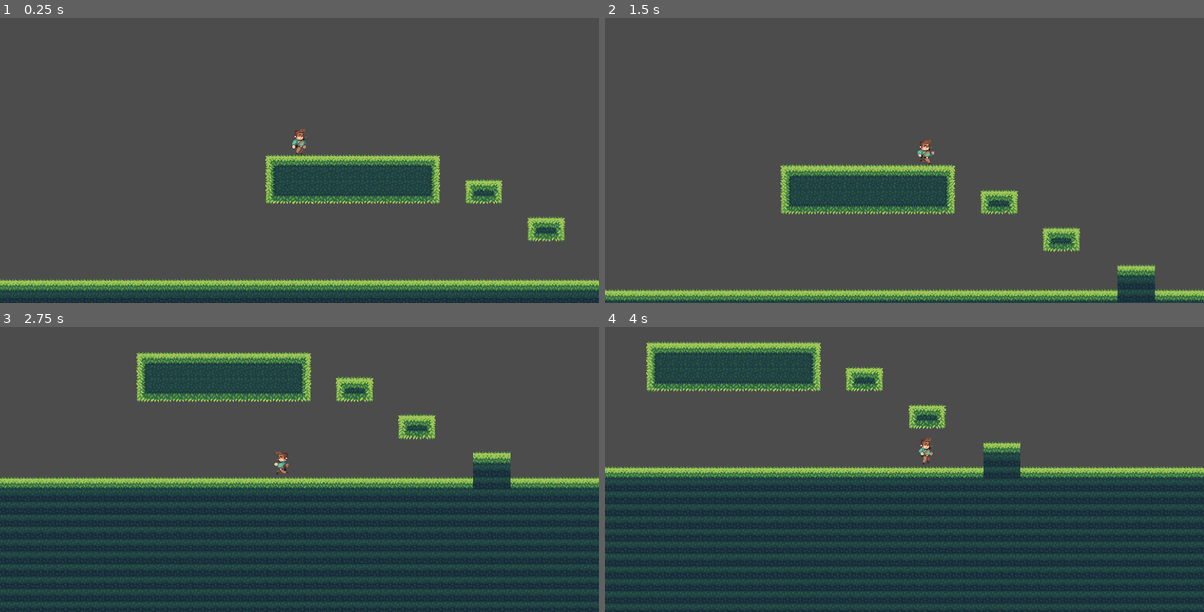
Above: before the commit, frames 1-4 (two rows, left to right).
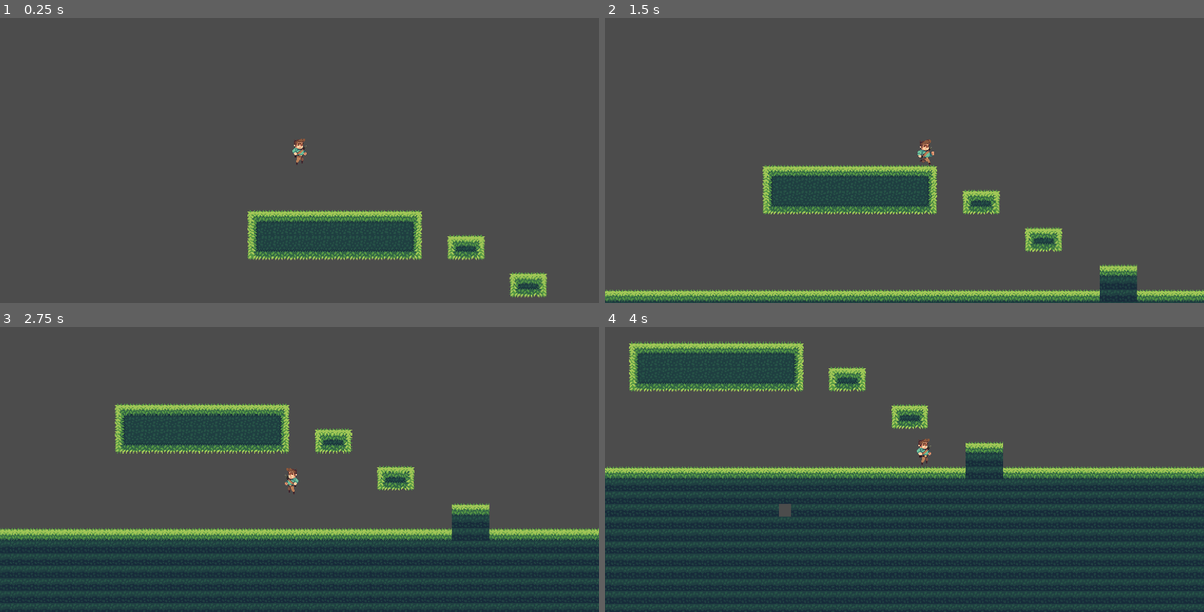
Above: after the commit, the same moments.

Repository: MysteryCoder456/Terons-Crusade
Game: Godot game, scene res://src/scenes/world.tscn
The game is run twice, just before and just after one commit, with the same random seed, the same clock (stepped at 60 frames per second) and the same inputs.
Inputs (mouse positions are in pixels of both pictures, inside the frame that each line leads up to):
- Up to frame 1 (0.25 s): no input
- Up to frame 2 (1.5 s): move the mouse to (1036, 117) at 0.52 s; hold D (move_right) from 0.53 s (still down); click (1036, 117) at 0.6 s; tap W (jump) at 0.77 s; right-click (1036, 117) at 0.8 s; move the mouse to (784, 151) at 1.27 s; right-click (784, 151) at 1.35 s
- Up to frame 3 (2.75 s): tap W (jump) at 1.52 s; click (179, 460) at 1.55 s; move the mouse to (359, 369) at 2.02 s; release D (move_right) at 2.03 s; hold A (move_left) from 2.03 s (still down); click (359, 369) at 2.1 s; right-click (359, 369) at 2.3 s
- Up to frame 4 (4 s): move the mouse to (874, 512) at 2.77 s; release A (move_left) at 2.78 s; hold D (move_right) from 2.78 s (still down); right-click (874, 512) at 2.85 s; tap W (jump) at 3.02, 3.77 s; click (874, 512) at 3.05 s; move the mouse to (1084, 495) at 3.52 s; click (1084, 495) at 3.6 s; right-click (1084, 495) at 3.8 s

The runs differ from the first frame. In frame 1, 20% of the frame differs, in the area x 0-100%, y 38-100%; in frame 2, 6.2%; in frame 3, 34%, in the area x 0-100%, y 8-99%; in frame 4, 6.5%.

Commit message:
added some basic building and breaking

Diff:
--- a/Terons-Crusade/project.godot
+++ b/Terons-Crusade/project.godot
@@ -46,6 +46,16 @@
 , Object(InputEventJoypadButton,"resource_local_to_scene":false,"resource_name":"","device":0,"button_index":0,"pressure":0.0,"pressed":false,"script":null)
  ]
 }
+use={
+"deadzone": 0.5,
+"events": [ Object(InputEventMouseButton,"resource_local_to_scene":false,"resource_name":"","device":0,"alt":false,"shift":false,"control":false,"meta":false,"command":false,"button_mask":0,"position":Vector2( 0, 0 ),"global_position":Vector2( 0, 0 ),"factor":1.0,"button_index":2,"pressed":false,"doubleclick":false,"script":null)
+ ]
+}
+break={
+"deadzone": 0.5,
+"events": [ Object(InputEventMouseButton,"resource_local_to_scene":false,"resource_name":"","device":0,"alt":false,"shift":false,"control":false,"meta":false,"command":false,"button_mask":0,"position":Vector2( 0, 0 ),"global_position":Vector2( 0, 0 ),"factor":1.0,"button_index":1,"pressed":false,"doubleclick":false,"script":null)
+ ]
+}
 
 [layer_names]
 
--- a/Terons-Crusade/src/actors/Player.tscn
+++ b/Terons-Crusade/src/actors/Player.tscn
@@ -4,15 +4,15 @@
 [ext_resource path="res://src/scripts/Player.gd" type="Script" id=2]
 
 [sub_resource type="RectangleShape2D" id=1]
-extents = Vector2( 19, 32 )
+extents = Vector2( 10, 16 )
 
-[node name="KinematicBody2D" type="KinematicBody2D"]
+[node name="Player" type="KinematicBody2D"]
 collision_layer = 4
 script = ExtResource( 2 )
-speed = Vector2( 300, 650 )
+speed = Vector2( 150, 325 )
+reach_distance = 96.0
 
 [node name="AnimatedSprite" type="AnimatedSprite" parent="."]
-scale = Vector2( 2, 2 )
 frames = ExtResource( 1 )
 animation = "idle"
 
@@ -21,5 +21,5 @@
 
 [node name="Camera2D" type="Camera2D" parent="."]
 current = true
-zoom = Vector2( 0.8, 0.8 )
+zoom = Vector2( 0.4, 0.4 )
 smoothing_enabled = true
--- a/Terons-Crusade/src/scenes/world.gd
+++ b/Terons-Crusade/src/scenes/world.gd
@@ -1,3 +1,33 @@
 extends Node2D
 
 export var gravity: float
+var player: KinematicBody2D
+const DIRECTIONS = [Vector2.DOWN, Vector2.LEFT, Vector2.RIGHT, Vector2.UP]
+
+
+func _ready():
+	player = get_node("Player")
+
+
+func _input(event):
+	var mouse_pos = get_global_mouse_position()
+	var block_id = 2
+
+	if mouse_pos.distance_to(player.global_position) <= player.reach_distance:
+		if Input.is_action_just_pressed("use"):
+			var block_position = $TileMap.world_to_map(mouse_pos)
+
+			if $TileMap.get_cellv(block_position) == $TileMap.INVALID_CELL:
+				if is_block_nearby(block_position):
+					$TileMap.set_cellv(block_position, block_id)
+
+		elif Input.is_action_just_pressed("break"):
+			var block_position = $TileMap.world_to_map(mouse_pos)
+			$TileMap.set_cellv(block_position, $TileMap.INVALID_CELL)
+
+
+func is_block_nearby(block_pos) -> bool:
+	for direction in DIRECTIONS:
+		if $TileMap.get_cellv(block_pos + direction) != $TileMap.INVALID_CELL:
+			return true
+	return false
--- a/Terons-Crusade/src/scenes/world.tscn
+++ b/Terons-Crusade/src/scenes/world.tscn
@@ -6,13 +6,12 @@
 
 [node name="world" type="Node2D"]
 script = ExtResource( 3 )
-gravity = 2000.0
+gravity = 1000.0
 
-[node name="KinematicBody2D" parent="." instance=ExtResource( 2 )]
-position = Vector2( 311.353, 347.361 )
+[node name="Player" parent="." instance=ExtResource( 2 )]
+position = Vector2( 178.553, 99.3685 )
 
 [node name="TileMap" type="TileMap" parent="."]
-scale = Vector2( 2, 2 )
 tile_set = ExtResource( 1 )
 cell_size = Vector2( 16, 16 )
 collision_mask = 6
--- a/Terons-Crusade/src/scripts/Player.gd
+++ b/Terons-Crusade/src/scripts/Player.gd
@@ -3,6 +3,7 @@
 var gravity: float
 var velocity: Vector2
 export var speed: Vector2
+export var reach_distance: float
 
 
 func _ready():
--- a/Terons-Crusade/src/tilesets/overworld.tres
+++ b/Terons-Crusade/src/tilesets/overworld.tres
@@ -69,7 +69,7 @@
 points = PoolVector2Array( 0, 0, 16, 0, 16, 16, 0, 16 )
 
 [resource]
-0/name = "floating grass"
+0/name = "floating_grass"
 0/texture = ExtResource( 1 )
 0/tex_offset = Vector2( 0, 0 )
 0/modulate = Color( 1, 1, 1, 1 )
@@ -147,7 +147,7 @@
 "shape_transform": Transform2D( 1, 0, 0, 1, 0, 0 )
 } ]
 0/z_index = 0
-1/name = "grass block"
+1/name = "grass_block"
 1/texture = ExtResource( 1 )
 1/tex_offset = Vector2( 0, 0 )
 1/modulate = Color( 1, 1, 1, 1 )
@@ -169,7 +169,7 @@
 "shape_transform": Transform2D( 1, 0, 0, 1, 0, 0 )
 } ]
 1/z_index = 0
-2/name = "dirt block"
+2/name = "dirt_block"
 2/texture = ExtResource( 1 )
 2/tex_offset = Vector2( 0, 0 )
 2/modulate = Color( 1, 1, 1, 1 )
